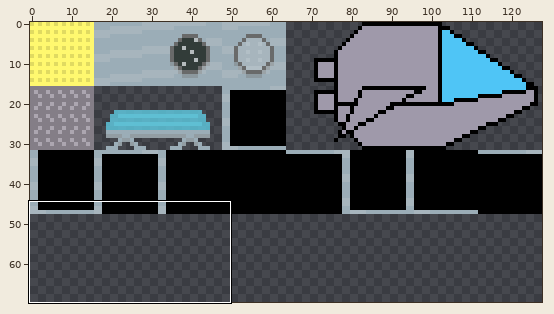
Sprite sheet, stored at assets/sprites/CC_shipSheet_001.png. The picture above shows the old version from afar; the outline marks the close-up.
Close-up. Before the commit:
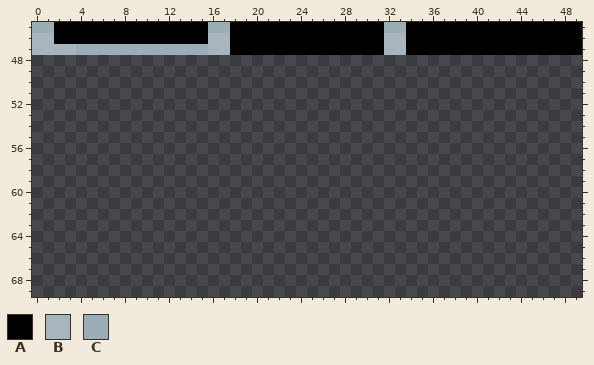
The file is 512x512 pixels, drawn in blocks of 4x4; one block is one cell here. Shown: x 0..49, y 45..69. The wide view leaves out empty margins.
Palette (. is transparent): A #000000  B #a7b5bd  C #9badb7
Pixels before, first column x 0:
45 CCAAAAAAAAAAAAAACCAAAAAAAAAAAAAACCAAAAAAAAAAAAAAAA
46 BBAAAAAAAAAAAAAABBAAAAAAAAAAAAAABBAAAAAAAAAAAAAAAA
47 BBBBCCCCCCCCCCCCBBAAAAAAAAAAAAAABBAAAAAAAAAAAAAAAA
After the commit:
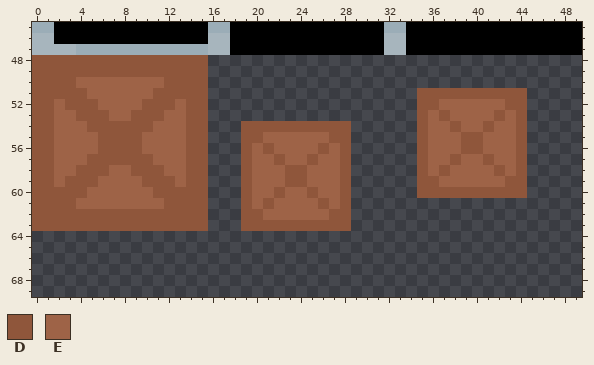
Colours new in this view: D #8f563b  E #9e6347
From old to new:
y 48..49: x 0..15 ................ -> DDDDDDDDDDDDDDDD
y 50: x 0..15 ................ -> DDDDEEEEEEEEDDDD
y 51: x 0..15 ................ -> DDDDDEEEEEEDDDDD; x 35..44 .......... -> DDDDDDDDDD
y 52: x 0..15 ................ -> DDEDDDEEEEDDDEDD; x 35..44 .......... -> DDEEEEEEDD
y 53: x 0..15 ................ -> DDEEDDDEEDDDEEDD; x 35..44 .......... -> DEDEEEEDED
y 54: x 0..15 ................ -> DDEEEDDDDDDEEEDD; x 19..28 .......... -> DDDDDDDDDD; x 35..44 .......... -> DEEDEEDEED
y 55: x 0..15 ................ -> DDEEEEDDDDEEEEDD; x 19..28 .......... -> DDEEEEEEDD; x 35..44 .......... -> DEEEDDEEED
y 56: x 0..15 ................ -> DDEEEEDDDDEEEEDD; x 19..28 .......... -> DEDEEEEDED; x 35..44 .......... -> DEEEDDEEED
y 57: x 0..15 ................ -> DDEEEDDDDDDEEEDD; x 19..28 .......... -> DEEDEEDEED; x 35..44 .......... -> DEEDEEDEED
y 58: x 0..15 ................ -> DDEEDDDEEDDDEEDD; x 19..28 .......... -> DEEEDDEEED; x 35..44 .......... -> DEDEEEEDED
y 59: x 0..15 ................ -> DDEDDDEEEEDDDEDD; x 19..28 .......... -> DEEEDDEEED; x 35..44 .......... -> DDEEEEEEDD
y 60: x 0..15 ................ -> DDDDDEEEEEEDDDDD; x 19..28 .......... -> DEEDEEDEED; x 35..44 .......... -> DDDDDDDDDD
y 61: x 0..15 ................ -> DDDDEEEEEEEEDDDD; x 19..28 .......... -> DEDEEEEDED
y 62: x 0..15 ................ -> DDDDDDDDDDDDDDDD; x 19..28 .......... -> DDEEEEEEDD
y 63: x 0..15 ................ -> DDDDDDDDDDDDDDDD; x 19..28 .......... -> DDDDDDDDDD
Changed places in both close-ups, as pixel boxes (x1, y1, x2, y2):
added: (32, 55, 351, 231)
added: (417, 88, 527, 198)
